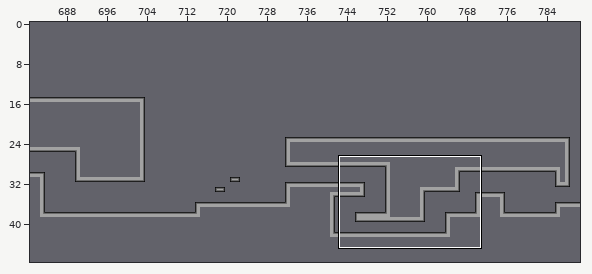
Two states of a Tiled map, Maps/level2_01.tmx. The picture above shows the old version from afar; the outline marks the close-up.
Close-up. As it was:
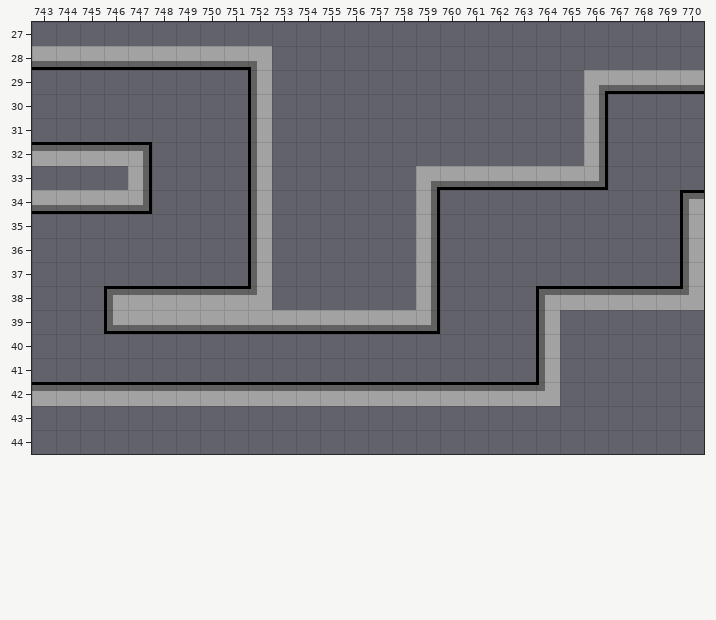
Cells are 32x32 px. Shown: x 743..770, y 27..44. The commit also changed other parts of the map, which this record leaves out.
New version:
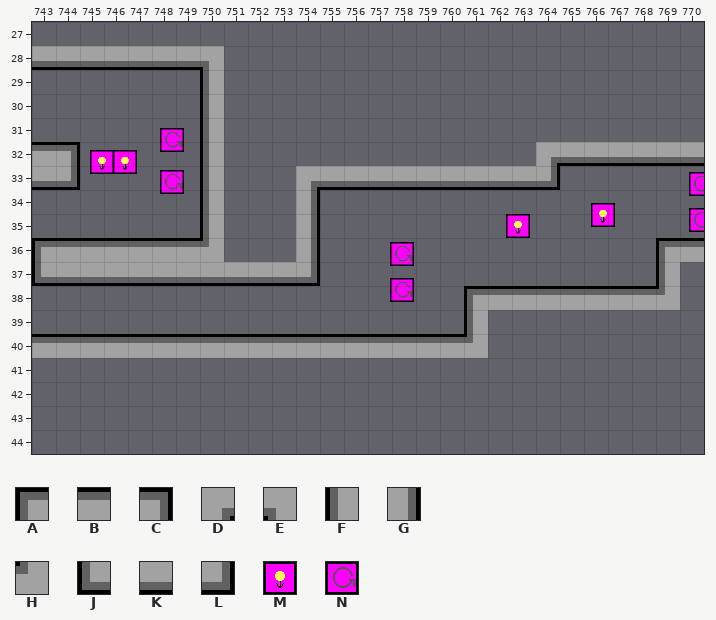
Key: from "../Recess_Race_0_2/Assets/Rece": A 0, B 1, C 2, D 3, E 4, F 8, G 10, H 12, J 16, K 17, L 18, M 25, N 34.
_ is an empty cell, . an unchanged one.
Objects are placed by their top-left corner, in cells (3,4 is the top-left corner of cell 3,4); size is 1x1 cell unless given.
Edits made:
--- layer "Tile Layer 1"
@@ x 743..770 @@
-28 .......KKE..................
-29 ......._.F.............DKKKK
-30 ......._.F.............G....
-31 ......._.F.............G....
-32 .BBBC.._.F...........__G____
-33 __..G.._.F._____D....KKL....
-34 KKKKL.._.F._....G..........A
-35 ......._.F._....G..........F
-36 ________.F._....G........._F
-37 _________F__....G........._F
-38 ...ABBBBBH......G.___A....BH
-39 ...JKKKKKKKKKKKKL._..F......
-40 ___________________..F......
-41 .....................F......
-42 BBBBBBBBBBBBBBBBBBBBBH......
+28 .......E__..................
+29 .......F._............._____
+30 .......F._............._....
+31 .......F._............._....
+32 .C___..F._...........DKKKKKK
+33 KL.._..F._.DKKKKK....L__....
+34 _____..F._.G...._.........._
+35 .......F._.G...._.........._
+36 ABBBBBBH._.G...._.........AB
+37 JKKKKKKKKKKL...._.........F_
+38 ..._______......_.ABBB....H_
+39 ...______________.F.._......
+40 BBBBBBBBBBBBBBBBBBH.._......
+41 ....................._......
+42 ______________________......
--- layer "TennisBalls" (now shown)
+M "TennisBall" at 745.4,32.3
+M "TennisBall" at 746.4,32.3
+M "TennisBall" at 766.3,34.5
+M "TennisBall" at 762.8,35
--- layer "Garbage" (now shown)
+N "Garbage" at 748.3,31.4
+N "Garbage" at 748.3,33.2
+N "Garbage" at 770.4,33.2
+N "Garbage" at 770.4,34.8
+N "Garbage" at 757.9,36.2
+N "Garbage" at 757.9,37.7
